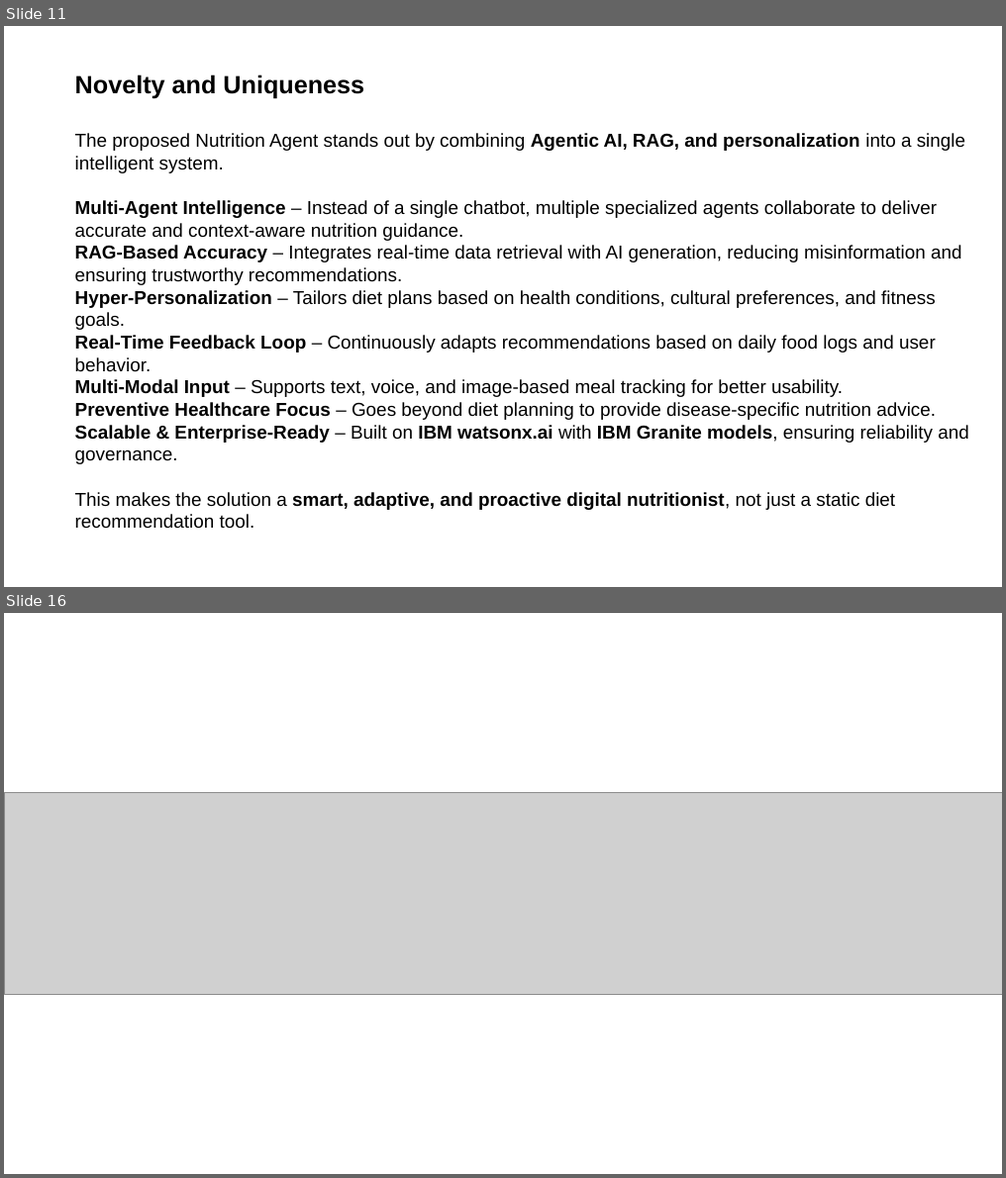
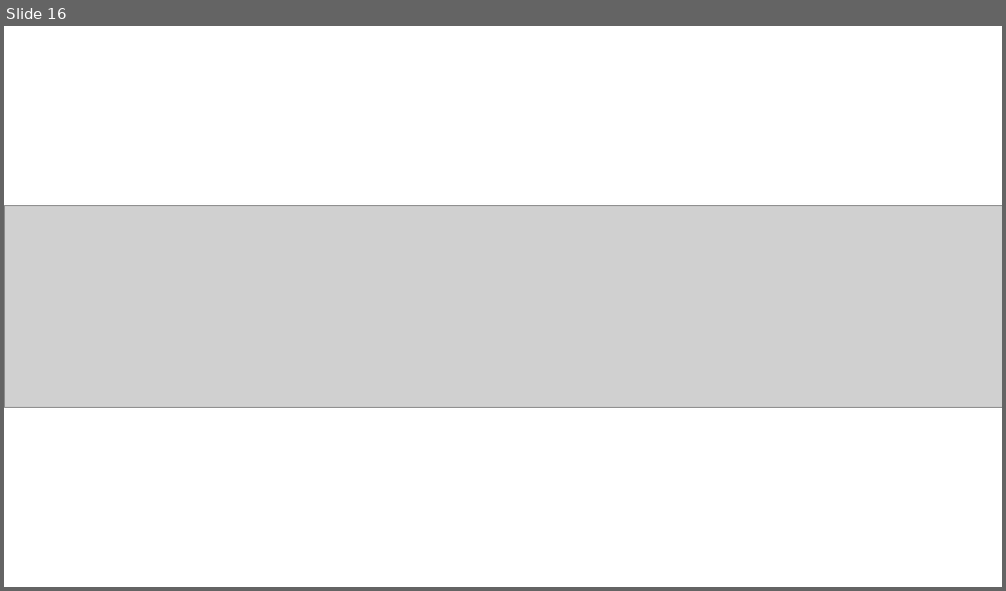
Before and after one commit to swarna-builds/AgriSense-AI-IBM-Granite, a slide deck: your projectpresntation.pptx. Shown one above the other, each under a label of ours: slides 11 and 16 before the commit, slide 16 after it; the slides between them are not shown. The pictures are 1006x1178 and 1006x591 pixels, drawn with LibreOffice and Linux fonts; fonts in the diff are those of the drawing; grey boxes stand for pictures. Boxes give left, top, right and bottom in pixels: in the first picture for what was removed or moved away, otherwise in the second. Text is boxed around its words. In the diff, an @@ line names an element or a change of style, - is before the commit and + after.

```diff
--- a/your projectpresntation.pptx
+++ b/your projectpresntation.pptx
@@ slide 11 removed at box(4, 26, 1002, 587), background #FFFFFF @@
@@ text removed at box(75, 75, 364, 99) @@
-Novelty and Uniqueness
@@ text removed at box(75, 133, 969, 529) @@
-The proposed Nutrition Agent stands out by combining Agentic AI, RAG, and personalization into a single intelligent system.
-Multi-Agent Intelligence – Instead of a single chatbot, multiple specialized agents collaborate to deliver accurate and context-aware nutrition guidance.
-RAG-Based Accuracy – Integrates real-time data retrieval with AI generation, reducing misinformation and ensuring trustworthy recommendations.
-Hyper-Personalization – Tailors diet plans based on health conditions, cultural preferences, and fitness goals.
-Real-Time Feedback Loop – Continuously adapts recommendations based on daily food logs and user behavior.
-Multi-Modal Input – Supports text, voice, and image-based meal tracking for better usability.
-Preventive Healthcare Focus – Goes beyond diet planning to provide disease-specific nutrition advice.
-Scalable & Enterprise-Ready – Built on IBM watsonx.ai with IBM Granite models, ensuring reliability and governance.
-This makes the solution a smart, adaptive, and proactive digital nutritionist, not just a static diet recommendation tool.
```
Also in this commit, not shown: 3 slides changed, 12 slides added, 11 other slides removed, 1 other file.
